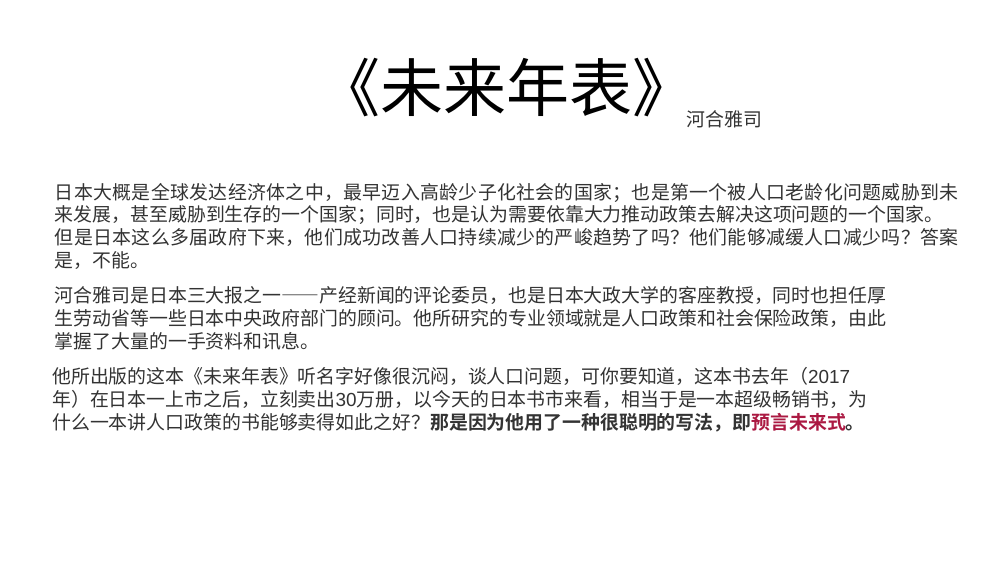
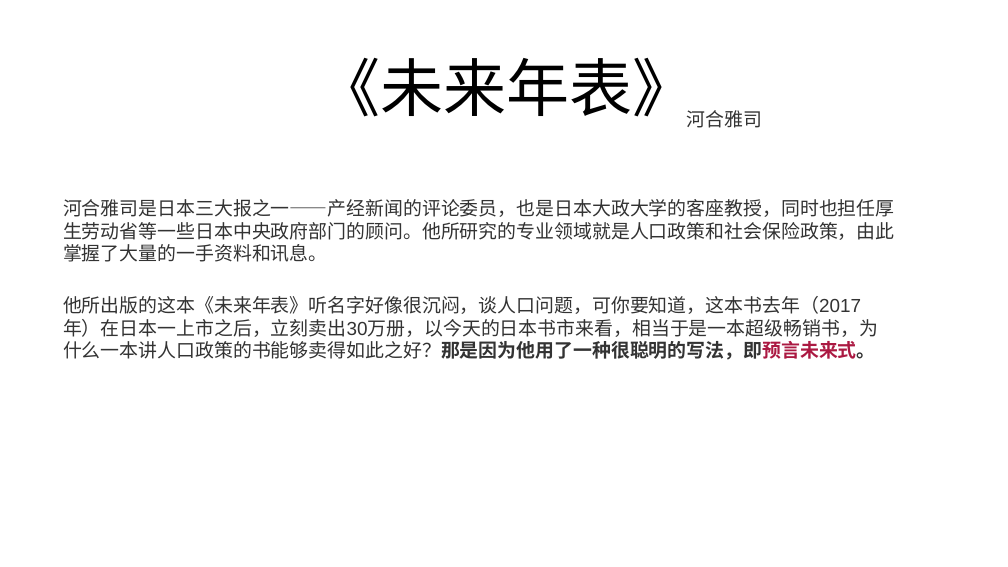
Before and after one commit to FredJiangFei/freetalk, a slide deck: slide 12 of 生娃是国家大事/sw.pptx (slide 13 before the commit). Drawn at 1008x567 pixels with LibreOffice and Linux fonts; fonts in the diff are those of the drawing. Boxes give left, top, right and bottom in pixels: in the first picture for what was removed or moved away, otherwise in the second. Text is boxed around its words. In the diff, an @@ line names an element or a change of style, - is before the commit and + after.

```diff
--- a/生娃是国家大事/sw.pptx
+++ b/生娃是国家大事/sw.pptx
@@ text removed at (x1=55, y1=183, x2=959, y2=269) @@
-日本大概是全球发达经济体之中，最早迈入高龄少子化社会的国家；也是第一个被人口老龄化问题威胁到未来发展，甚至威胁到生存的一个国家；同时，也是认为需要依靠大力推动政策去解决这项问题的一个国家。
-但是日本这么多届政府下来，他们成功改善人口持续减少的严峻趋势了吗？他们能够减缓人口减少吗？答案是，不能。
@@ text "河合雅司是日本三大报之一——产经新闻的评论委员，也是日本大政大学的客座教授，同时也担任厚生劳动省等一些日本中央政府部门的 ..." moved from (x1=55, y1=286, x2=887, y2=350) to (x1=63, y1=199, x2=895, y2=262) @@
@@ text "他所出版的这本《未来年表》听名字好像很沉闷，谈人口问题，可你要知道，这本书去年（2017年）在日本一上市之后，立刻卖出3 ..." moved from (x1=52, y1=367, x2=867, y2=432) to (x1=63, y1=296, x2=878, y2=360) @@
```
Also in this commit, not shown: 6 other slides changed, 8 slides added, 7 slides removed.
